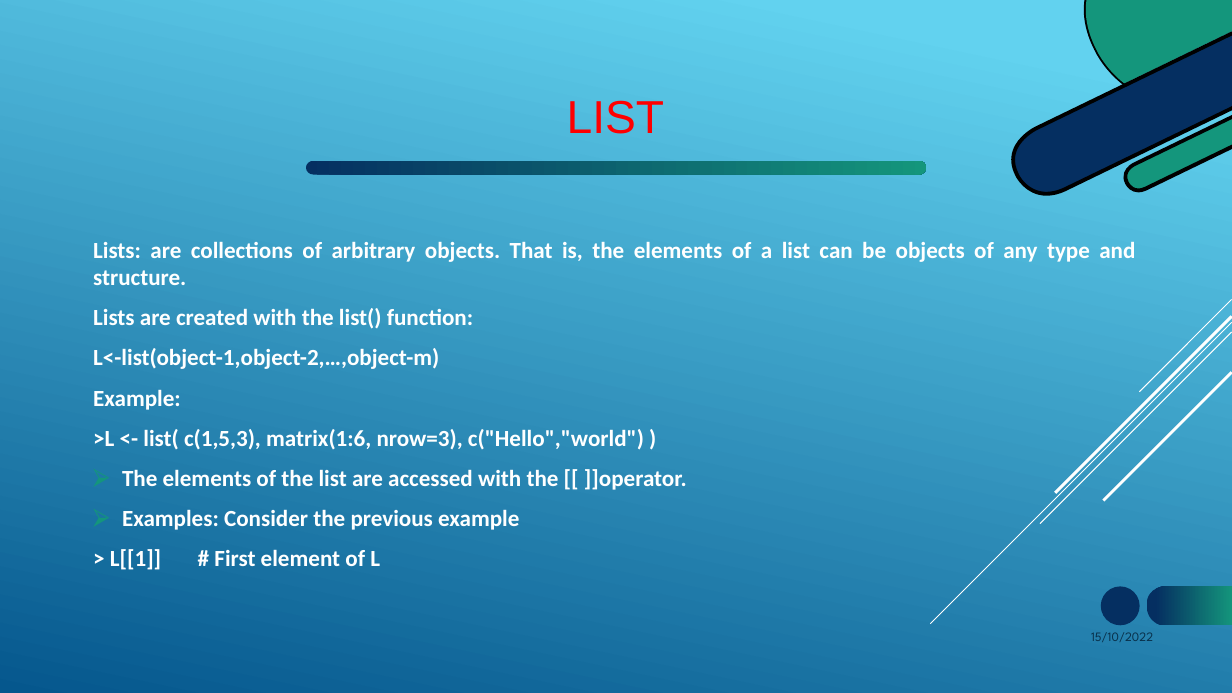
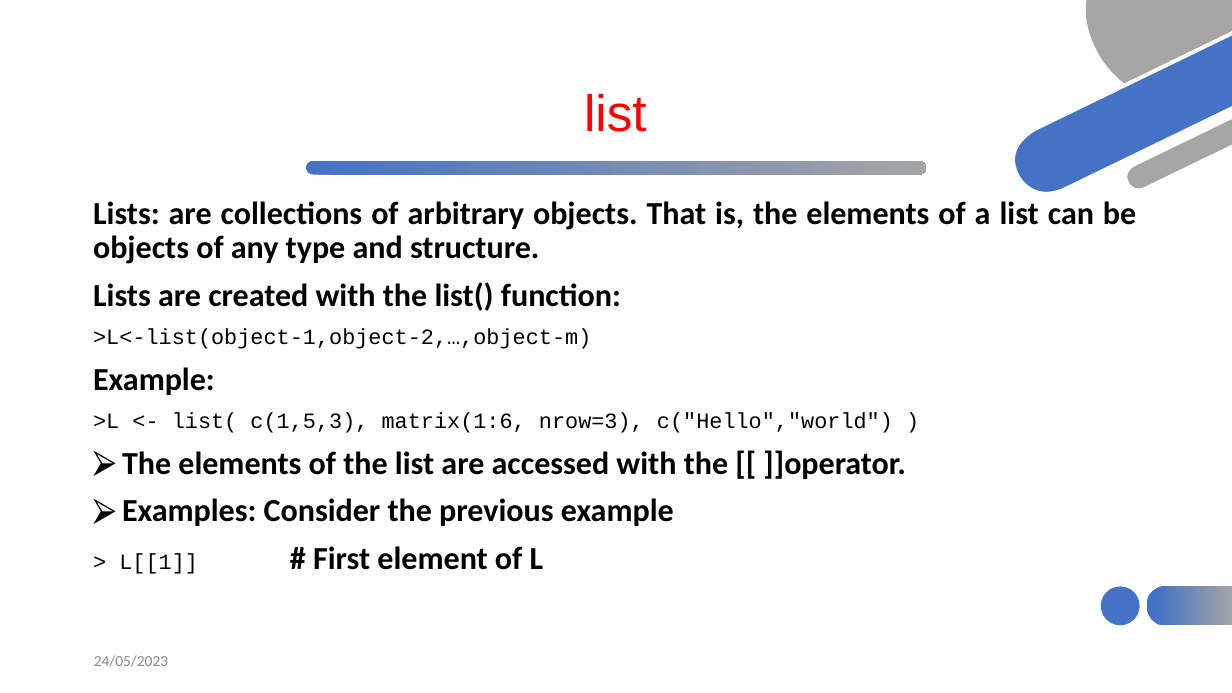
Before and after one commit to HaymanotB/himsite, a slide deck: slide 25 of lecture/RStudio_material.pptx. Drawn at 1232x693 pixels with LibreOffice and Linux fonts; fonts in the diff are those of the drawing. Boxes give left, top, right and bottom in pixels: in the first picture for what was removed or moved away, otherwise in the second. Text is boxed around its words. In the diff, an @@ line names an element or a change of style, - is before the commit and + after.

```diff
--- a/lecture/RStudio_material.pptx
+++ b/lecture/RStudio_material.pptx
@@ background gradient #62D2EF to #05578D to #FFFFFF @@
@@ freeform shape at [1085,0,1232,84]: fill #14967C to #A5A5A5 @@
@@ fill #000000 to #FFFFFF in 3 elements at [1083,0,1231,101], [1123,114,1232,192], [1011,30,1232,196] @@
@@ freeform shape at [1013,32,1232,193]: fill #052F61 to #4472C4 @@
@@ title at [584,93,647,132]: text changed; size 36 to 40 pt @@
-LIST
+list
@@ freeform shape at [1125,116,1232,190]: fill #14967C to #A5A5A5 @@
@@ freeform shape at [305,160,927,176]: fill gradient #052F61 to #14967C to gradient #4472C4 to #A5A5A5 @@
@@ text "Lists: are collections of arbitrary ..." at [93,201,1136,574]: vertical alignment middle to top @@
@@ text at [93,201,1136,574]: size 18 to 25 pt in "Lists: are collections of arbitrary objects. That ...", "Lists are created with the list() function:", "Example:", "The elements of the list are accessed ..." and 2 more places; text colour #FFFFFF to #000000 in "Lists: are collections of arbitrary objects. That ...", "Lists are created with the list() function:", "Example:", ">L <- list( c(1,5,3), matrix(1:6, nrow=3), c("Hello","world" ..." and 3 more places; size 18 to 17 pt, font Calibri to Courier New, bold off in ">L <- list( c(1,5,3), matrix(1:6, nrow=3), c("Hello","world" ...", "> L[[1]]"; line spacing 1 to 0.9; bullet colour #FFFFFF to #000000 @@
@@ text at [93,329,591,349]: text changed; size 18 to 17 pt; font Calibri to Courier New; text colour #FFFFFF to #000000; bold off @@
-L<-list(object-1,object-2,…,object-m)
+>L<-list(object-1,object-2,…,object-m)
@@ group removed at [931,299,1232,624]: 5 lines @@
@@ ellipse at [1101,587,1140,626]: fill #052F61 to #4472C4 @@
@@ freeform shape at [1146,585,1232,627]: fill gradient #052F61 to #14967C to gradient #4472C4 to #A5A5A5 @@
@@ text added at [94,655,168,667], 12 pt, text #888888 @@
+24/05/2023
@@ text removed at [1091,632,1153,642] @@
-15/10/2022
```
Also in this commit, not shown: 30 other slides changed, 1 slide added, 4 other files.
